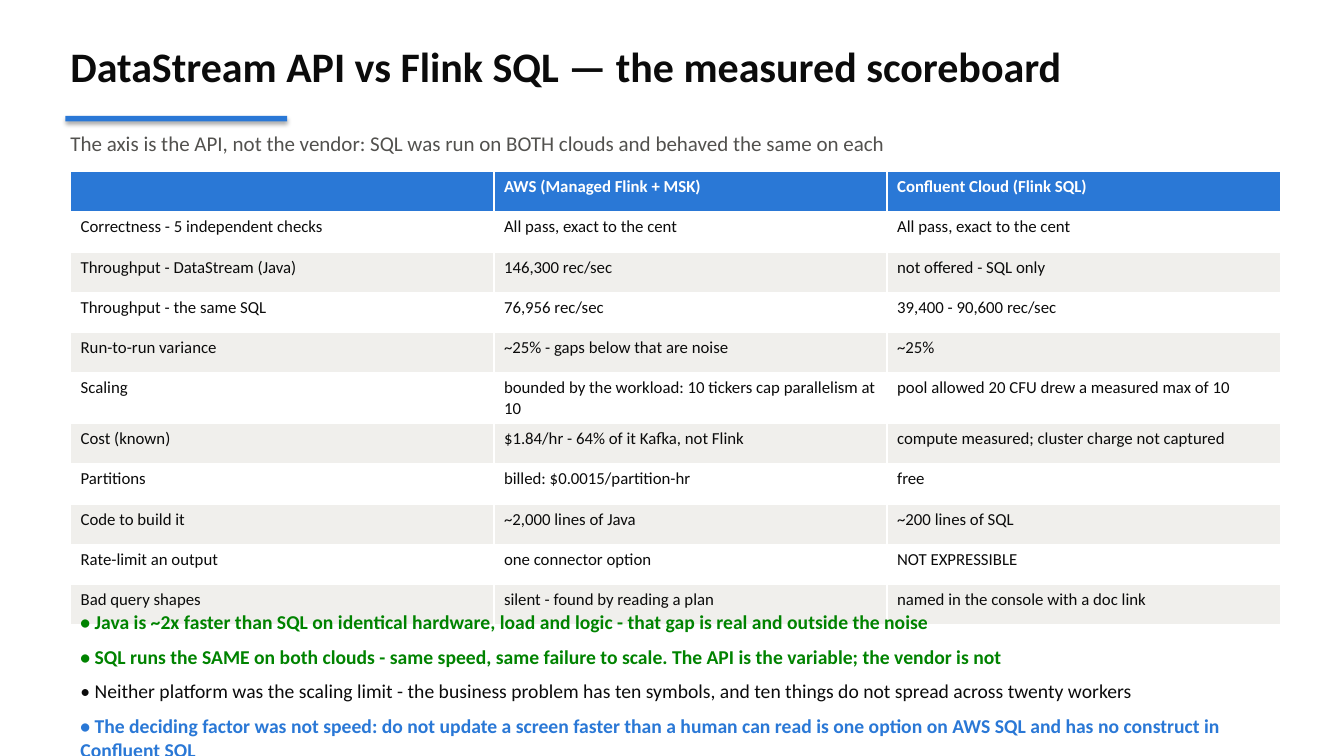
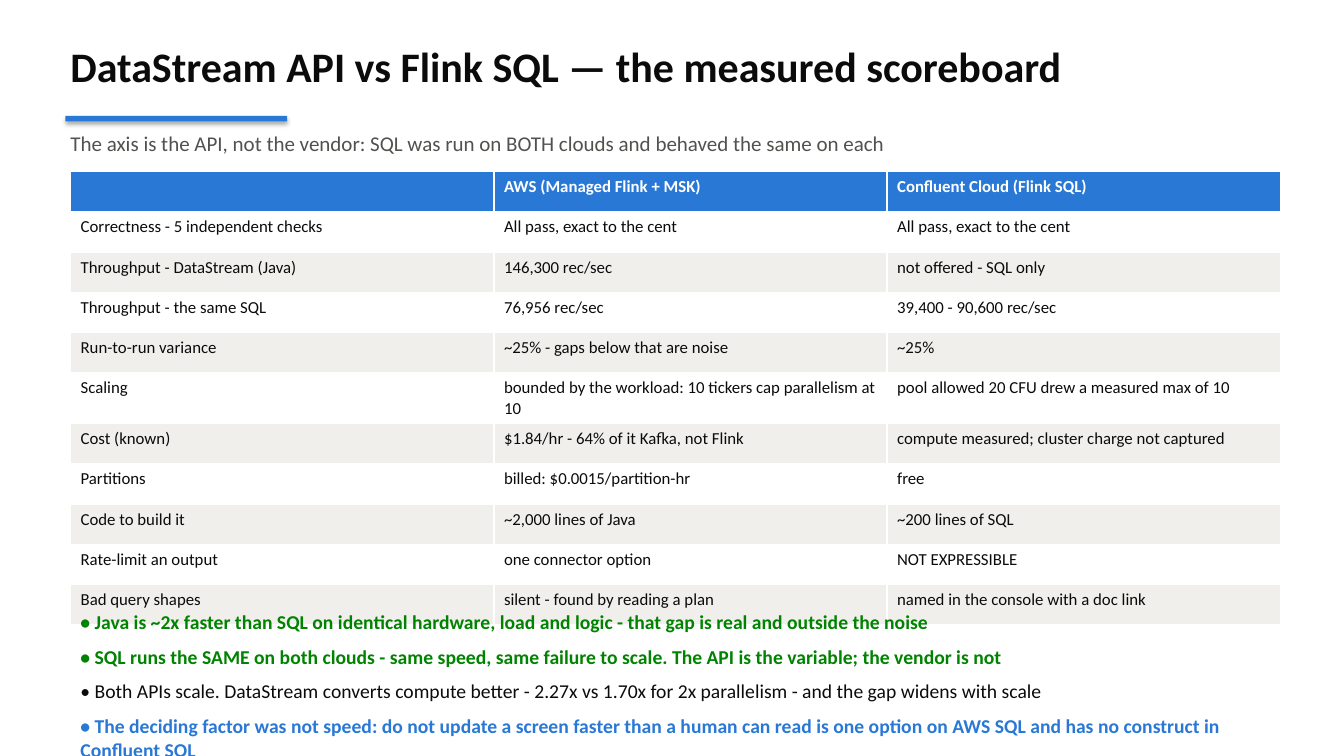
Before and after one commit to jimzucker/flink-fable5, a slide deck: slide 9 of docs/flink-demo-exec-briefing.pptx. Drawn at 1344x756 pixels with LibreOffice and Linux fonts; fonts in the diff are those of the drawing. Boxes give left, top, right and bottom in pixels: in the first picture for what was removed or moved away, otherwise in the second. Text is boxed around its words. In the diff, an @@ line names an element or a change of style, - is before the commit and + after.

```diff
--- a/docs/flink-demo-exec-briefing.pptx
+++ b/docs/flink-demo-exec-briefing.pptx
@@ text at box(95, 684, 1041, 702): text changed @@
-• Neither platform was the scaling limit - the business problem has ten symbols, and ten things do not spread across twenty workers
+• Both APIs scale. DataStream converts compute better - 2.27x vs 1.70x for 2x parallelism - and the gap widens with scale
```
Also in this commit, not shown: 1 other slide changed, 4 other files.
